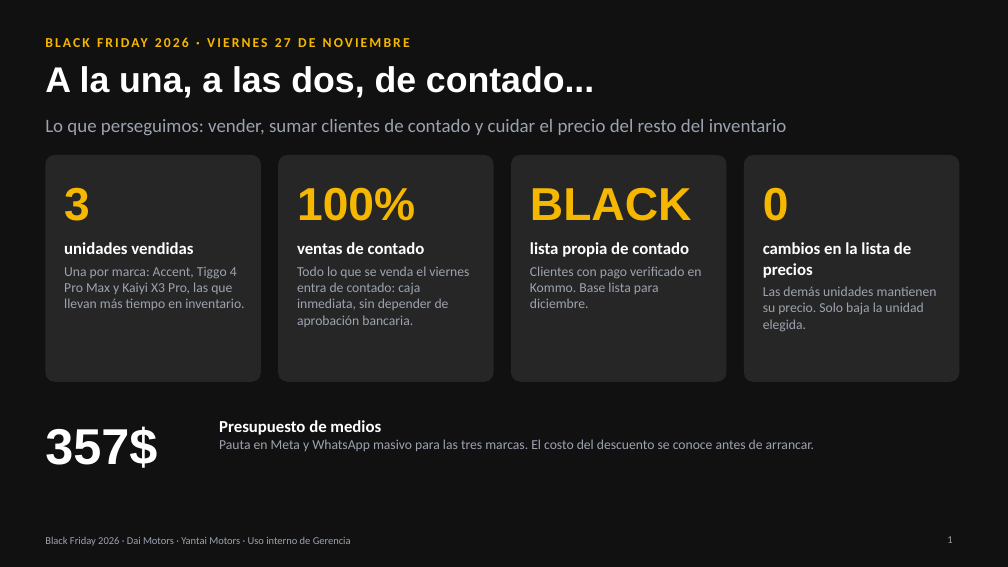
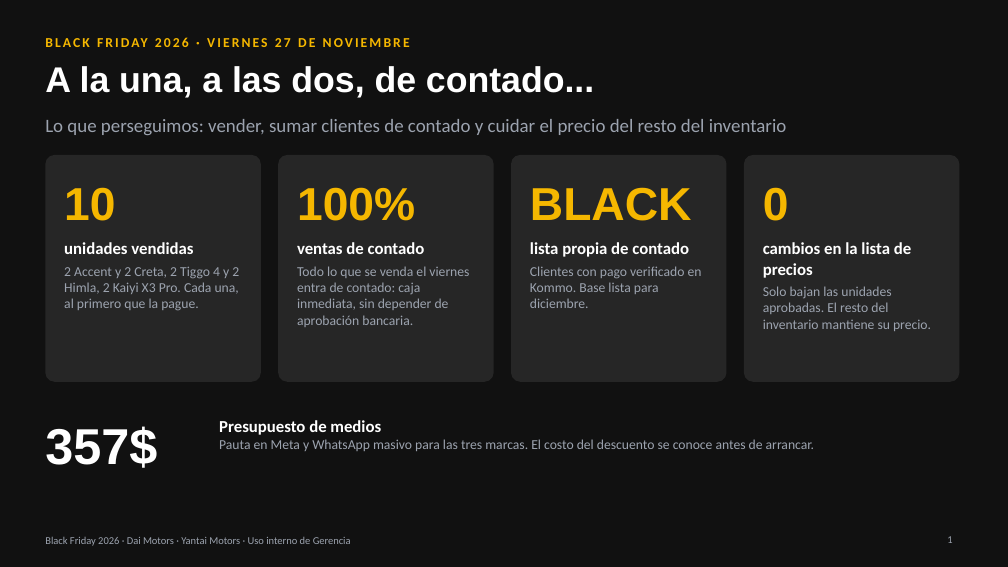
Before and after one commit to darthgabriel/Marketing-Dai, a slide deck: slide 1 of black-friday-2026/entregables/Presentacion-Gerencia-BF2026.pptx. Drawn at 1008x567 pixels with LibreOffice and Linux fonts; fonts in the diff are those of the drawing. Boxes give left, top, right and bottom in pixels: in the first picture for what was removed or moved away, otherwise in the second. Text is boxed around its words. In the diff, an @@ line names an element or a change of style, - is before the commit and + after.

```diff
--- a/black-friday-2026/entregables/Presentacion-Gerencia-BF2026.pptx
+++ b/black-friday-2026/entregables/Presentacion-Gerencia-BF2026.pptx
@@ text at [64, 187, 115, 221]: text changed @@
-3
+10
@@ text at [64, 267, 239, 310]: text changed @@
-Una por marca: Accent, Tiggo 4 Pro Max y Kaiyi X3 Pro, las que llevan más tiempo en inventario.
+2 Accent y 2 Creta, 2 Tiggo 4 y 2 Himla, 2 Kaiyi X3 Pro. Cada una, al primero que la pague.
@@ text at [763, 286, 931, 331]: text changed @@
-Las demás unidades mantienen su precio. Solo baja la unidad elegida.
+Solo bajan las unidades aprobadas. El resto del inventario mantiene su precio.
```
Also in this commit, not shown: 2 other slides changed, 24 other files.
